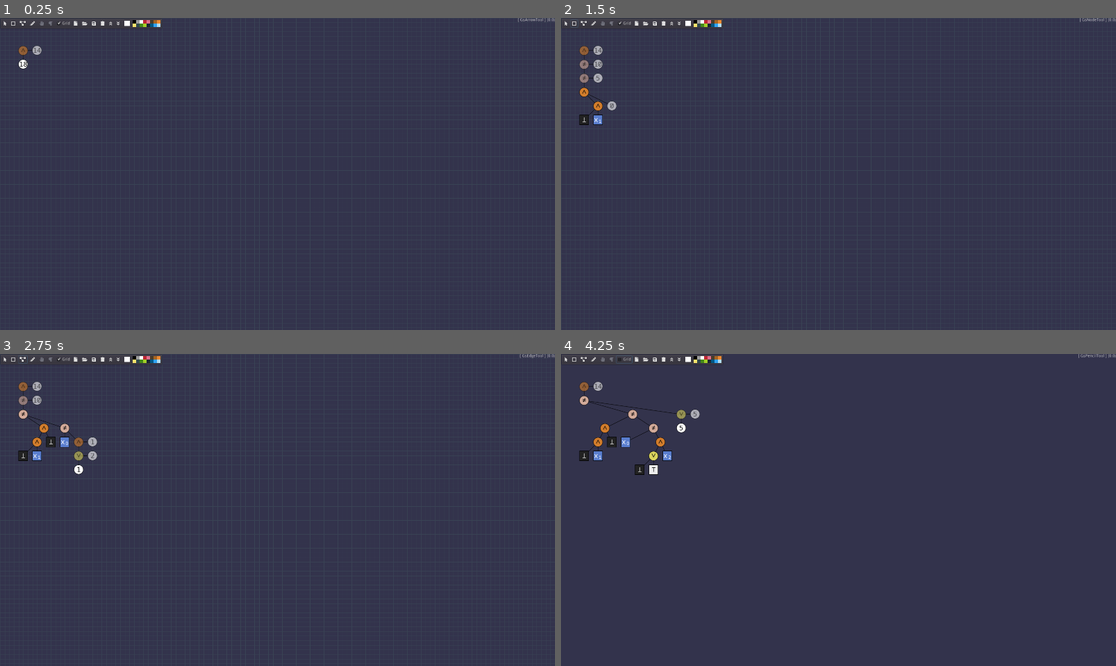
Above: before the commit, frames 1-4 (two rows, left to right).
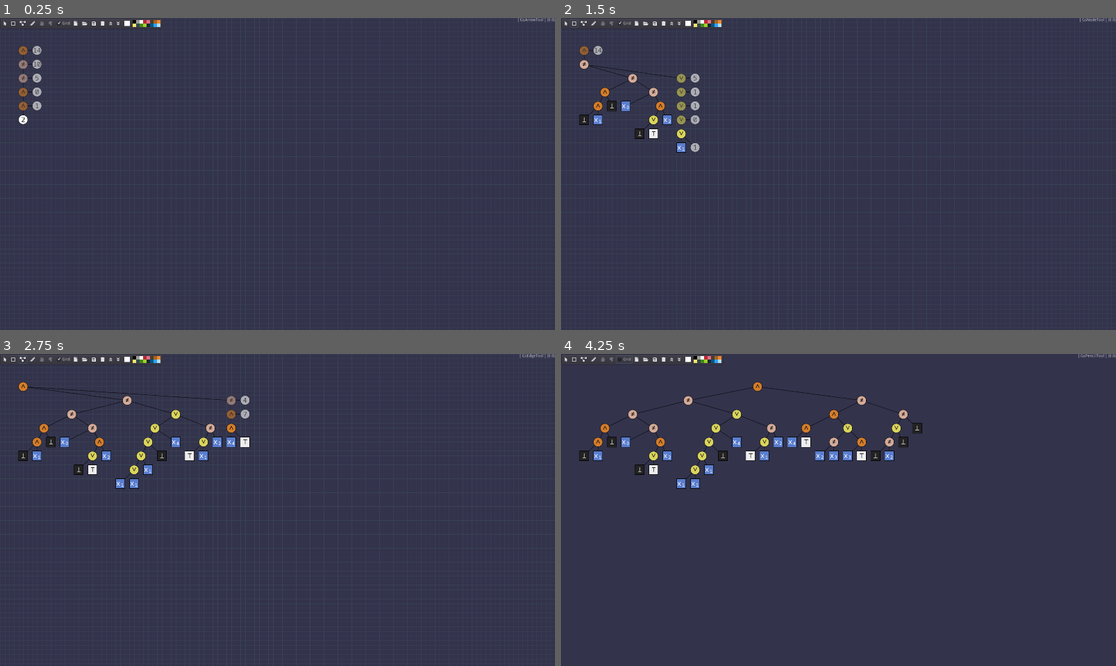
Above: after the commit, the same moments.

Repository: tangentstorm/fnarbmlyx
Game: Godot game, scene res://gslib/GsApp.tscn
Same seed, same stepped clock (60 frames per second), same inputs: the game is played once before the commit and once after it.
Inputs:
- Up to frame 1 (0.25 s): no input
- Up to frame 2 (1.5 s): click "" at 0.5 s; click "" at 1.25 s
- Up to frame 3 (2.75 s): click "" at 2 s
- Up to frame 4 (4.25 s): click "" at 2.75 s; click "Grid" at 3.5 s

The runs differ from the first frame. In frame 1, 0.4% of the frame differs, in the area x 3-8%, y 13-35%; in frame 2, 1.2%; in frame 3, 2.0%; in frame 4, 2.3%, in the area x 3-66%, y 8-44%.

Commit message:
bugfix for edge connections on scene load

Diff:
--- a/gslib/GsApp.tscn
+++ b/gslib/GsApp.tscn
@@ -404,7 +404,7 @@
 script = ExtResource( 16 )
 
 [node name="Timer" type="Timer" parent="script"]
-wait_time = 0.056
+wait_time = 0.01
 autostart = true
 
 [connection signal="toggled" from="toolbar/hbox/grid" to="grid" method="_on_grid_toggled"]
--- a/gslib/GsEdge.gd
+++ b/gslib/GsEdge.gd
@@ -19,11 +19,11 @@
 
 func _set_src(v):
 	src = v
-	if v: src_path = v.get_path()
+	if v != null: src_path = v.get_path()
 
 func _set_dst(v):
 	dst = v
-	if v: dst_path = v.get_path()
+	if v != null: dst_path = v.get_path()
 
 func _on_node_moved():
 	var a = src.link_point(0)
--- a/gslib/GsLib.gd
+++ b/gslib/GsLib.gd
@@ -18,10 +18,11 @@
 	return add_node(n, select)
 
 func add_edge(src:GsNode, dst:GsNode, edge:GsEdge):
-	src.add_edge(edge); edge.src = src
-	dst.add_edge(edge); edge.dst = dst
+	# make sure it's in the tree and has a path before assigning
 	var sp = src.get_parent()
 	if edge.get_parent() != sp:
 		sp.add_child(edge); edge.set_owner(sp)
+	src.add_edge(edge); edge.src = src
+	dst.add_edge(edge); edge.dst = dst
 	var ix = min(src.get_index(), dst.get_index())
 	if edge.get_index() > ix: sp.move_child(edge, max(0, ix-1))
--- a/gslib/GsNode.gd
+++ b/gslib/GsNode.gd
@@ -10,12 +10,11 @@
 export var text_color : Color = Color.black setget _set_text_color
 export var text : String = '' setget _set_text
 export var font : Font = NOTO setget _set_font
-export (Array, NodePath) var edge_refs : Array = [] setget _set_edge_refs
-var edges : Array = [] # Array[GsEdge]
+export (Array, NodePath) var edge_refs : Array setget _set_edge_refs
+var edges : Array # Array[GsEdge]
 
 func _ready():
 	self.draggable = true
-	self.edge_refs = edge_refs # defer connections until ready
 
 func _set_shape(v):
 	shape = v; update()
@@ -42,9 +41,14 @@
 	update()
 
 func _clear_edges():
-	edges = [];	edge_refs = []
+	edges = []; edge_refs = []
 
 func _set_edge_refs(vs):
+	# wait until all nodes are loaded before attempting to
+	# re-establish connections (else it may fail when re-loading a graph)
+	call_deferred('_set_edge_refs_deferred', vs)
+
+func _set_edge_refs_deferred(vs):
 	if is_inside_tree():
 		_clear_edges()
 		for v in vs: add_edge_ref(v)
